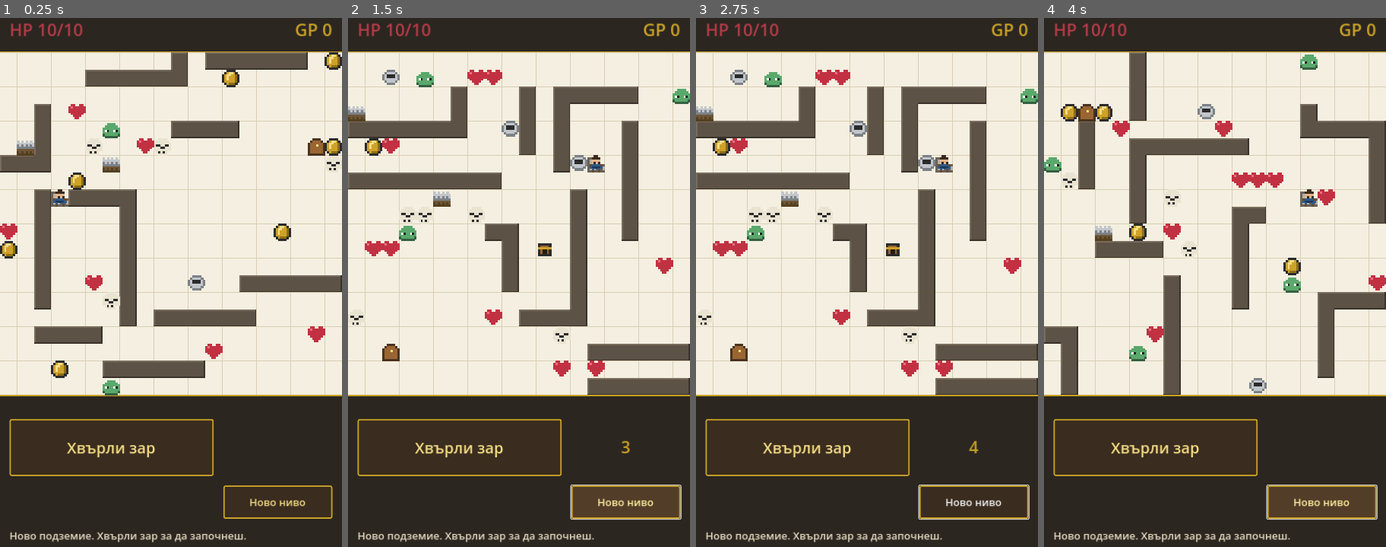
Above: before the commit, frames 1-4 (left to right).
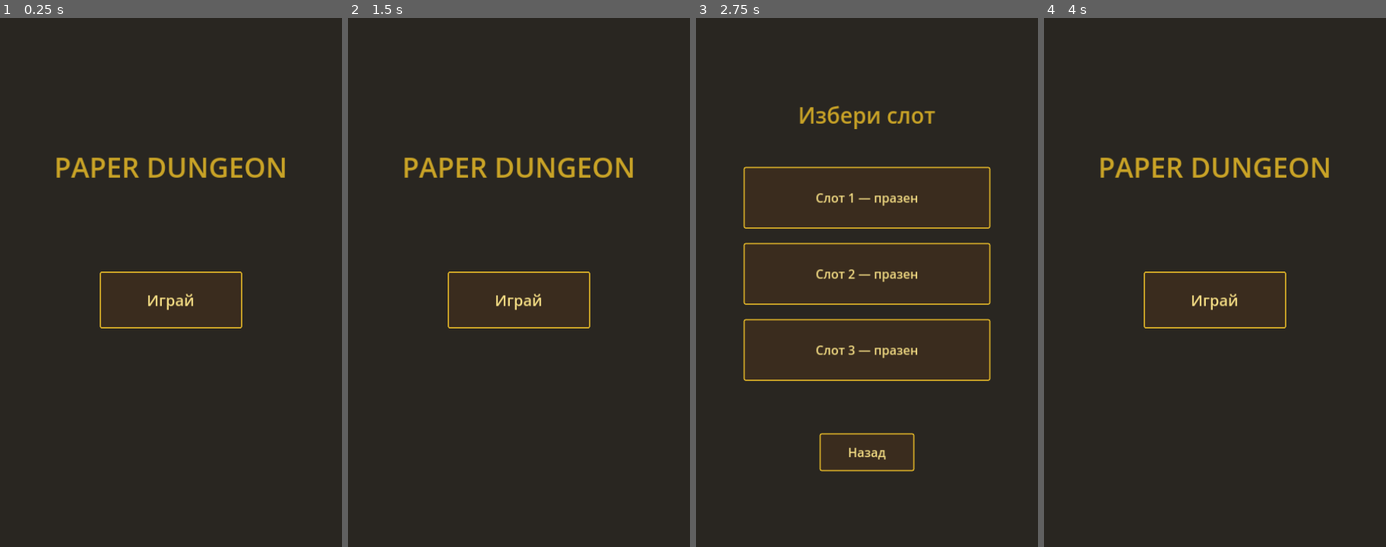
Above: after the commit, the same moments.

Repository: ViliyanSG/paper-dungeon
Game: Godot game, scene res://Main.tscn
Same seed, same stepped clock (60 frames per second), same inputs: the game is played once before the commit and once after it.
Inputs (mouse positions are in pixels of both pictures, inside the frame that each line leads up to):
- Up to frame 1 (0.25 s): no input
- Up to frame 2 (1.5 s): click (460, 446) at 0.5 s, where only the run before the commit has a clickable "Хвърли зар"; click (625, 504) at 1.25 s, where only the run before the commit has a clickable "Ново ниво"
- Up to frame 3 (2.75 s): click (867, 298) at 2 s, where only the run after the commit has a clickable "Играй"
- Up to frame 4 (4 s): click (1215, 197) at 2.75 s, where only the run after the commit has a clickable "Слот 1 — празен"; click (1321, 504) at 3.5 s, where only the run after the commit has a clickable "Излез"

The runs differ from the first frame. In frame 1, 66% of the frame differs, in the area x 0-100%, y 1-100%; in frame 2, 68%; in frame 3, 67%; in frame 4, 68%.

Commit message:
Add main menu + 3 local save slots; replace 'new level' with 'exit' (saves progress); levels advance on reaching exit, lenient respawn on death; persist gold/hp/level per slot
Co-Authored-By: Claude Opus 4.8 <noreply@anthropic.com>

Diff:
--- a/main.gd
+++ b/main.gd
@@ -54,7 +54,15 @@
 	"Q": Color8(106, 98, 88),
 }
 
+enum S { MENU, SLOTS, PLAYING }
+
 # ---- Game state ----
+var state := S.MENU
+var current_slot := -1
+var level := 1
+var pending_advance := false
+var pending_respawn := false
+
 var player := {}
 var current_n := 0
 var diagonal := false
@@ -71,18 +79,23 @@
 var log_lines: Array[String] = []
 
 # ---- UI nodes ----
+var game_ui: Control
+var menu_ui: Control
+var slots_ui: Control
 var hp_label: Label
 var gold_label: Label
+var level_label: Label
 var roll_button: Button
 var roll_result_label: Label
 var reset_button: Button
 var log_label: Label
+var slot_buttons: Array = []
 
 
 func _ready() -> void:
 	randomize()
 	_build_ui()
-	new_level()
+	_show_menu()
 
 
 # =====================================================================
@@ -91,32 +104,63 @@
 func _build_ui() -> void:
 	var layer := CanvasLayer.new()
 	add_child(layer)
-	var root := Control.new()
-	root.set_anchors_preset(Control.PRESET_FULL_RECT)
-	root.mouse_filter = Control.MOUSE_FILTER_IGNORE
-	layer.add_child(root)
-
-	# top bar
-	hp_label = _make_label(root, Vector2(20, 26), Vector2(340, 50), 36, C_RED)
-	gold_label = _make_label(root, Vector2(360, 26), Vector2(340, 50), 36, C_GOLD)
+
+	# ---- Game screen ----
+	game_ui = Control.new()
+	game_ui.set_anchors_preset(Control.PRESET_FULL_RECT)
+	game_ui.mouse_filter = Control.MOUSE_FILTER_IGNORE
+	layer.add_child(game_ui)
+
+	hp_label = _make_label(game_ui, Vector2(20, 26), Vector2(260, 50), 32, C_RED)
+	level_label = _make_label(game_ui, Vector2(280, 26), Vector2(160, 50), 30, C_TEXT)
+	level_label.horizontal_alignment = HORIZONTAL_ALIGNMENT_CENTER
+	gold_label = _make_label(game_ui, Vector2(440, 26), Vector2(260, 50), 32, C_GOLD)
 	gold_label.horizontal_alignment = HORIZONTAL_ALIGNMENT_RIGHT
 
-	# bottom controls
-	roll_button = _make_button(root, "Хвърли зар", Vector2(20, 870), Vector2(430, 120))
+	roll_button = _make_button(game_ui, "Хвърли зар", Vector2(20, 870), Vector2(430, 120))
 	roll_button.pressed.connect(_on_roll)
 
-	roll_result_label = _make_label(root, Vector2(470, 870), Vector2(230, 120), 34, C_GOLD)
+	roll_result_label = _make_label(game_ui, Vector2(470, 870), Vector2(230, 120), 34, C_GOLD)
 	roll_result_label.horizontal_alignment = HORIZONTAL_ALIGNMENT_CENTER
 	roll_result_label.vertical_alignment = VERTICAL_ALIGNMENT_CENTER
 	roll_result_label.autowrap_mode = TextServer.AUTOWRAP_WORD_SMART
 
-	reset_button = _make_button(root, "Ново ниво", Vector2(470, 1010), Vector2(230, 70))
-	reset_button.add_theme_font_size_override("font_size", 22)
-	reset_button.pressed.connect(new_level)
-
-	log_label = _make_label(root, Vector2(20, 1100), Vector2(680, 170), 22, C_TEXT)
+	reset_button = _make_button(game_ui, "Излез", Vector2(470, 1010), Vector2(230, 70))
+	reset_button.add_theme_font_size_override("font_size", 26)
+	reset_button.pressed.connect(_exit_to_menu)
+
+	log_label = _make_label(game_ui, Vector2(20, 1100), Vector2(680, 170), 22, C_TEXT)
 	log_label.vertical_alignment = VERTICAL_ALIGNMENT_TOP
 	log_label.autowrap_mode = TextServer.AUTOWRAP_WORD_SMART
+
+	# ---- Main menu screen ----
+	menu_ui = Control.new()
+	menu_ui.set_anchors_preset(Control.PRESET_FULL_RECT)
+	menu_ui.mouse_filter = Control.MOUSE_FILTER_IGNORE
+	layer.add_child(menu_ui)
+	var title := _make_label(menu_ui, Vector2(40, 300), Vector2(640, 90), 58, C_GOLD)
+	title.text = "PAPER DUNGEON"
+	title.horizontal_alignment = HORIZONTAL_ALIGNMENT_CENTER
+	var play_btn := _make_button(menu_ui, "Играй", Vector2(210, 560), Vector2(300, 120))
+	play_btn.pressed.connect(_show_slots)
+
+	# ---- Slot select screen ----
+	slots_ui = Control.new()
+	slots_ui.set_anchors_preset(Control.PRESET_FULL_RECT)
+	slots_ui.mouse_filter = Control.MOUSE_FILTER_IGNORE
+	layer.add_child(slots_ui)
+	var stitle := _make_label(slots_ui, Vector2(40, 200), Vector2(640, 70), 46, C_GOLD)
+	stitle.text = "Избери слот"
+	stitle.horizontal_alignment = HORIZONTAL_ALIGNMENT_CENTER
+	slot_buttons = []
+	for i in 3:
+		var sbtn := _make_button(slots_ui, "", Vector2(100, 340 + i * 160), Vector2(520, 130))
+		sbtn.add_theme_font_size_override("font_size", 26)
+		sbtn.pressed.connect(_on_slot_pressed.bind(i))
+		slot_buttons.append(sbtn)
+	var back_btn := _make_button(slots_ui, "Назад", Vector2(260, 900), Vector2(200, 80))
+	back_btn.add_theme_font_size_override("font_size", 26)
+	back_btn.pressed.connect(_show_menu)
 
 
 func _make_label(parent: Control, pos: Vector2, sz: Vector2, font_size: int, color: Color) -> Label:
@@ -163,6 +207,97 @@
 
 
 # =====================================================================
+#  Screens / navigation
+# =====================================================================
+func _show_menu() -> void:
+	state = S.MENU
+	menu_ui.visible = true
+	slots_ui.visible = false
+	game_ui.visible = false
+	queue_redraw()
+
+
+func _show_slots() -> void:
+	_refresh_slots()
+	state = S.SLOTS
+	menu_ui.visible = false
+	slots_ui.visible = true
+	game_ui.visible = false
+	queue_redraw()
+
+
+func _show_game() -> void:
+	state = S.PLAYING
+	menu_ui.visible = false
+	slots_ui.visible = false
+	game_ui.visible = true
+	queue_redraw()
+
+
+func _on_slot_pressed(i: int) -> void:
+	current_slot = i
+	_begin_run(_load_slot(i))
+	_show_game()
+
+
+func _exit_to_menu() -> void:
+	if current_slot >= 0:
+		_save_slot(current_slot, {
+			"gold": player.gold, "hp": player.hp, "max_hp": player.max_hp, "level": level})
+	_show_menu()
+
+
+# =====================================================================
+#  Local save slots (user://)
+# =====================================================================
+func _slot_path(i: int) -> String:
+	return "user://slot_%d.save" % i
+
+
+func _save_slot(i: int, data: Dictionary) -> void:
+	var f := FileAccess.open(_slot_path(i), FileAccess.WRITE)
+	if f:
+		f.store_string(JSON.stringify(data))
+		f.close()
+
+
+func _load_slot(i: int):
+	var p := _slot_path(i)
+	if not FileAccess.file_exists(p):
+		return null
+	var f := FileAccess.open(p, FileAccess.READ)
+	if f == null:
+		return null
+	var txt := f.get_as_text()
+	f.close()
+	return JSON.parse_string(txt)
+
+
+func _refresh_slots() -> void:
+	for i in 3:
+		var d = _load_slot(i)
+		if d == null:
+			slot_buttons[i].text = "Слот %d — празен" % (i + 1)
+		else:
+			slot_buttons[i].text = "Слот %d — ниво %d · GP %d" % [i + 1, int(d.get("level", 1)), int(d.get("gold", 0))]
+
+
+func _begin_run(data) -> void:
+	if data == null:
+		player = {"pos": Vector2i(0, 0), "hp": 10, "max_hp": 10, "atk": 3, "gold": 0}
+		level = 1
+	else:
+		player = {
+			"pos": Vector2i(0, 0),
+			"hp": int(data.get("hp", 10)),
+			"max_hp": int(data.get("max_hp", 10)),
+			"atk": 3,
+			"gold": int(data.get("gold", 0))}
+		level = int(data.get("level", 1))
+	new_level()
+
+
+# =====================================================================
 #  Level setup
 # =====================================================================
 func new_level() -> void:
@@ -172,7 +307,8 @@
 	entrance_cell = _rand_in_quarter(q_start)
 	exit_cell = _rand_in_quarter(q_exit)
 
-	player = {"pos": entrance_cell, "hp": 10, "max_hp": 10, "atk": 3, "gold": 0}
+	# keep hero stats (hp / max_hp / gold) — only reset per-level state
+	player["pos"] = entrance_cell
 	current_n = 0
 	diagonal = false
 	options = []
@@ -182,11 +318,13 @@
 	entities = []
 	spinning = false
 	game_over = false
+	pending_advance = false
+	pending_respawn = false
 	log_lines = []
 
 	_generate_level()
 
-	add_log("Ново подземие. Хвърли зар за да започнеш.")
+	add_log("Ниво %d. Хвърли зар за да започнеш." % level)
 	roll_button.disabled = false
 	roll_result_label.text = ""
 	update_hud()
@@ -462,6 +600,8 @@
 #  Input — pick a destination option
 # =====================================================================
 func _unhandled_input(event: InputEvent) -> void:
+	if state != S.PLAYING:
+		return
 	var sp = null
 	if event is InputEventMouseButton and event.pressed and event.button_index == MOUSE_BUTTON_LEFT:
 		sp = event.position
@@ -498,6 +638,22 @@
 			break
 
 	update_hud()
+
+	if pending_advance:
+		pending_advance = false
+		level += 1
+		player.hp = player.max_hp
+		new_level()
+		add_log("Стигна изхода! Ниво %d започва." % level)
+		return
+
+	if pending_respawn:
+		pending_respawn = false
+		player.hp = player.max_hp
+		new_level()
+		add_log("Загина! Нивото започва наново.")
+		return
+
 	if not game_over:
 		roll_button.disabled = false
 		var steps := full_path.size()
@@ -569,15 +725,13 @@
 		player.hp = 0
 		game_over = true
 		awaiting_move = false
-		add_log("Загина. Натисни „Ново ниво\".")
-		roll_button.disabled = true
+		pending_respawn = true
 
 
 func _win() -> void:
 	game_over = true
 	awaiting_move = false
-	add_log("Победа! Стигна изхода със %d GP." % player.gold)
-	roll_button.disabled = true
+	pending_advance = true
 
 
 # =====================================================================
@@ -586,6 +740,7 @@
 func update_hud() -> void:
 	hp_label.text = "HP %d/%d" % [player.hp, player.max_hp]
 	gold_label.text = "GP %d" % player.gold
+	level_label.text = "Ниво %d" % level
 
 
 func add_log(msg: String) -> void:
@@ -615,6 +770,8 @@
 
 
 func _draw() -> void:
+	if state != S.PLAYING:
+		return
 	var grid_bottom := GRID_TOP + ROWS * TILE
 
 	# framing panels (top + bottom) with gold trim
